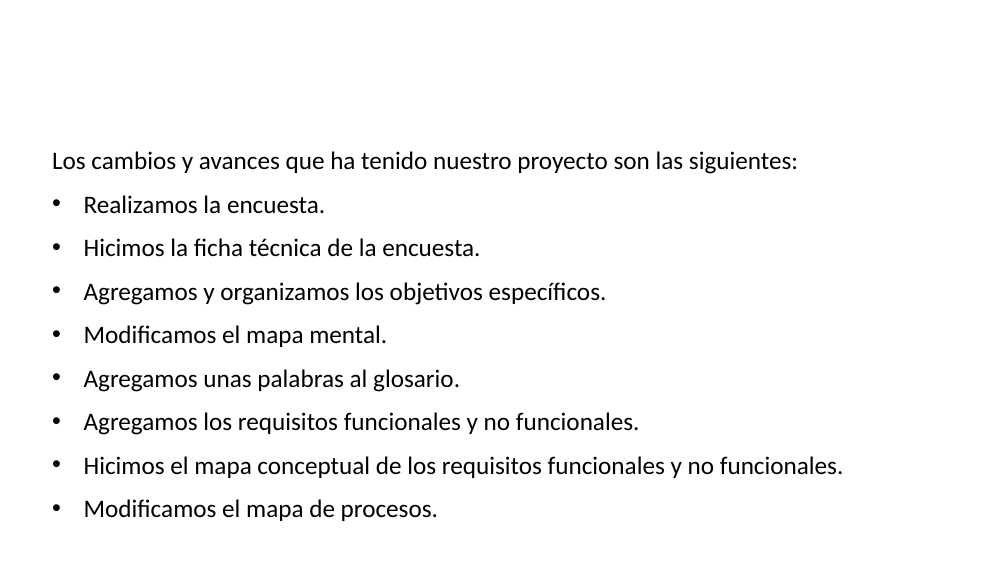
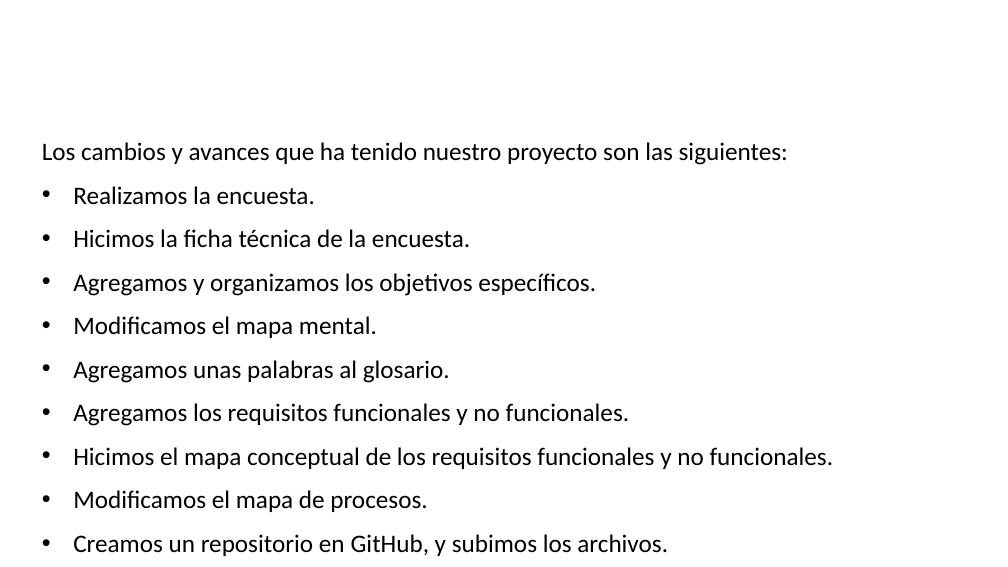
Before and after one commit to Dalvarez491/IdHand, a slide deck: slide 18 of Pulsera para identificación de personas en estado de inconciencia ultima verción.pptx. Drawn at 1008x567 pixels with LibreOffice and Linux fonts; fonts in the diff are those of the drawing; background and template pictures are left out. Boxes give left, top, right and bottom in pixels: in the first picture for what was removed or moved away, otherwise in the second. Text is boxed around its words. In the diff, an @@ line names an element or a change of style, - is before the commit and + after.

```diff
--- a/Pulsera para identificación de personas en estado de inconciencia ultima verción.pptx
+++ b/Pulsera para identificación de personas en estado de inconciencia ultima verción.pptx
@@ text "Los cambios y avances que ...": place and size @@
-text "Los cambios y avances que ..." at bbox=[52, 151, 844, 521]
+text "Los cambios y avances que ..." at bbox=[42, 142, 834, 556]
@@ text at bbox=[73, 534, 668, 556]: paragraph added @@
+• Creamos un repositorio en GitHub, y subimos los archivos.
```
Also in this commit, not shown: 1 other slide changed, 1 other file.
